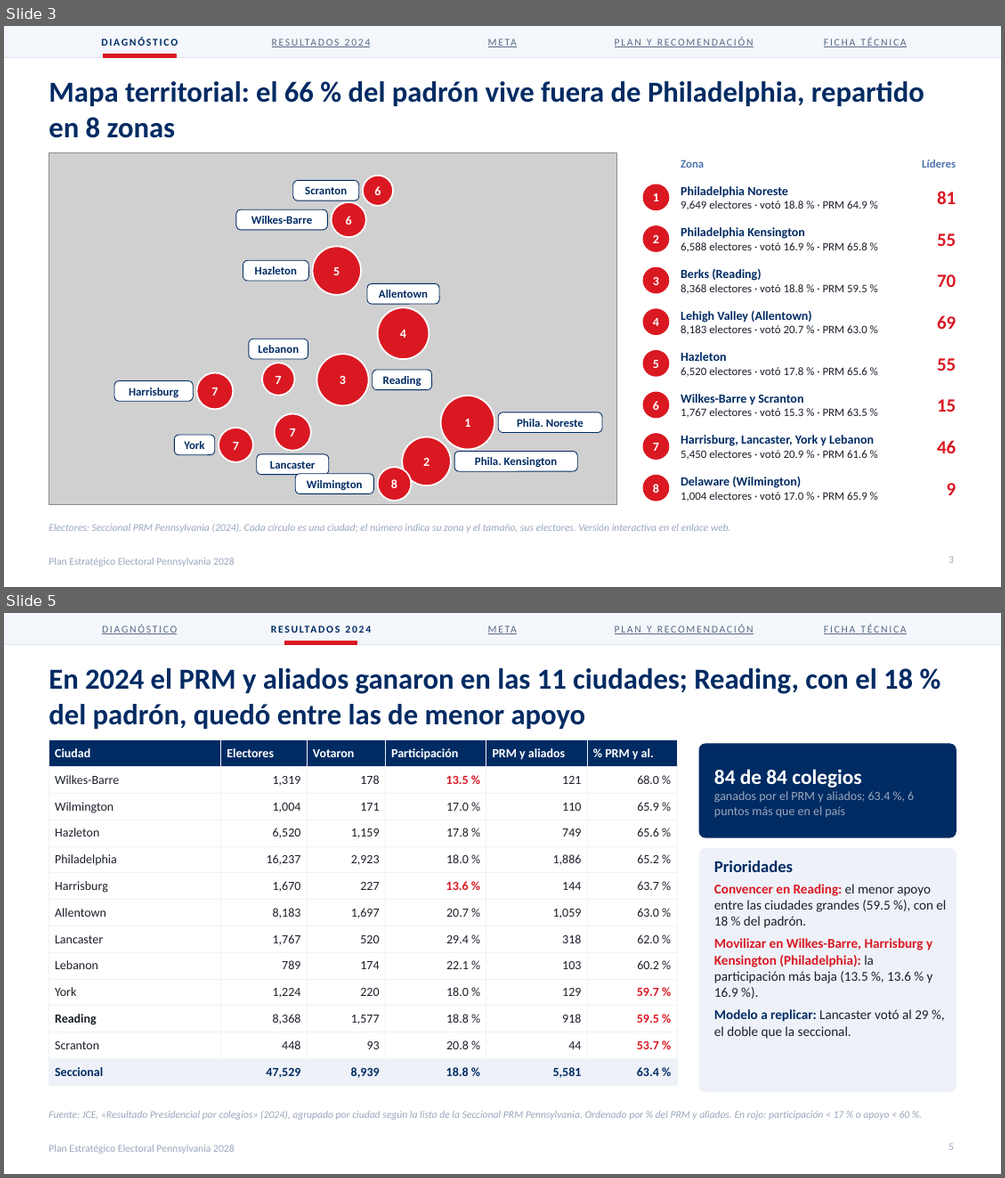
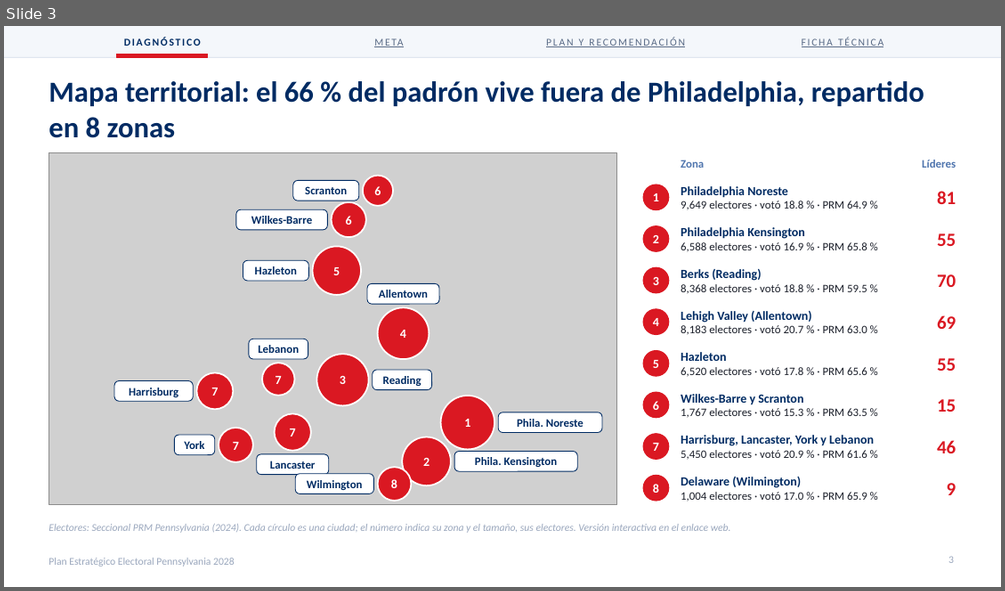
Before and after one commit to rcastillo9556/pdf-toolkit, a slide deck: presentaciones/Plan_Estrategico_Electoral_Pennsylvania_2028.pptx. Shown one above the other, each under a label of ours: slides 3 and 5 before the commit, slide 3 after it; the slides between them are not shown. The pictures are 1005x1178 and 1005x591 pixels, drawn with LibreOffice and Linux fonts; fonts in the diff are those of the drawing; grey boxes stand for pictures. Boxes give left, top, right and bottom in pixels: in the first picture for what was removed or moved away, otherwise in the second. Text is boxed around its words. In the diff, an @@ line names an element or a change of style, - is before the commit and + after.

```diff
--- a/presentaciones/Plan_Estrategico_Electoral_Pennsylvania_2028.pptx
+++ b/presentaciones/Plan_Estrategico_Electoral_Pennsylvania_2028.pptx
@@ slide 5 removed at (4,613,1001,1174), background #FFFFFF; not listed: 1 template element that a slide beside it also shows @@
@@ rectangle removed at (4,613,1001,644) @@
@@ text removed at (102,624,177,634) @@
-DIAGNÓSTICO
@@ text removed at (231,613,413,644) @@
-RESULTADOS 2024
@@ text removed at (412,613,593,644) @@
-META
@@ text removed at (615,624,753,634) @@
-PLAN Y RECOMENDACIÓN
@@ text removed at (824,624,906,634) @@
-FICHA TÉCNICA
@@ line removed from (4, 644) to (1001, 644) @@
@@ rectangle removed at (284,641,357,644) @@
@@ title removed at (48,668,913,729) @@
-En 2024 el PRM y aliados ganaron en las 11 ciudades; Reading, con el 18 % del padrón, quedó entre las de menor apoyo
@@ table removed at (48,740,677,1081), 13 rows, 6 columns @@
-Ciudad | Electores | Votaron | Participación | PRM y aliados | % PRM y al.
-Wilkes-Barre | 1,319 | 178 | 13.5 % | 121 | 68.0 %
-Wilmington | 1,004 | 171 | 17.0 % | 110 | 65.9 %
-Hazleton | 6,520 | 1,159 | 17.8 % | 749 | 65.6 %
-Philadelphia | 16,237 | 2,923 | 18.0 % | 1,886 | 65.2 %
-Harrisburg | 1,670 | 227 | 13.6 % | 144 | 63.7 %
-Allentown | 8,183 | 1,697 | 20.7 % | 1,059 | 63.0 %
-Lancaster | 1,767 | 520 | 29.4 % | 318 | 62.0 %
-Lebanon | 789 | 174 | 22.1 % | 103 | 60.2 %
-York | 1,224 | 220 | 18.0 % | 129 | 59.7 %
-Reading | 8,368 | 1,577 | 18.8 % | 918 | 59.5 %
-Scranton | 448 | 93 | 20.8 % | 44 | 53.7 %
-Seccional | 47,529 | 8,939 | 18.8 % | 5,581 | 63.4 %
@@ rounded rectangle removed at (699,744,956,837) @@
@@ text removed at (714,769,914,817) @@
-84 de 84 colegios
-ganados por el PRM y aliados; 63.4 %, 6 puntos más que en el país
@@ rounded rectangle removed at (699,849,956,1092) @@
@@ text removed at (714,860,946,1038) @@
-Prioridades
-Convencer en Reading: el menor apoyo entre las ciudades grandes (59.5 %), con el 18 % del padrón.
-Movilizar en Wilkes-Barre, Harrisburg y Kensington (Philadelphia): la participación más baja (13.5 %, 13.6 % y 16.9 %).
-Modelo a replicar: Lancaster votó al 29 %, el doble que la seccional.
@@ text removed at (48,1111,910,1119) @@
-Fuente: JCE, «Resultado Presidencial por colegios» (2024), agrupado por ciudad según la lista de la Seccional PRM Pennsylvania. Ordenado por % del PRM y aliados. En rojo: participación < 17 % o apoyo < 60 %.
@@ page number removed at (948,1143,954,1150) @@
-5
@@ slide 3 changed as well @@
@@ text "DIAGNÓSTICO": place and size @@
-text "DIAGNÓSTICO" at (101,37,178,46)
+text "DIAGNÓSTICO" at (124,37,201,46)
@@ text removed at (231,26,413,57) @@
-RESULTADOS 2024
@@ text "META" rewrapped from (412,26,593,57) to (275,26,502,57) @@
@@ text "PLAN Y RECOMENDACIÓN": place and size @@
-text "PLAN Y RECOMENDACIÓN" at (615,37,753,47)
+text "PLAN Y RECOMENDACIÓN" at (546,37,685,47)
@@ text "FICHA TÉCNICA": place and size @@
-text "FICHA TÉCNICA" at (824,37,906,47)
+text "FICHA TÉCNICA" at (801,37,883,47)
@@ rectangle: place and size @@
-rectangle at (104,54,176,57)
+rectangle at (117,54,208,57)
```
Also in this commit, not shown: 8 other slides changed, 2 other files.
